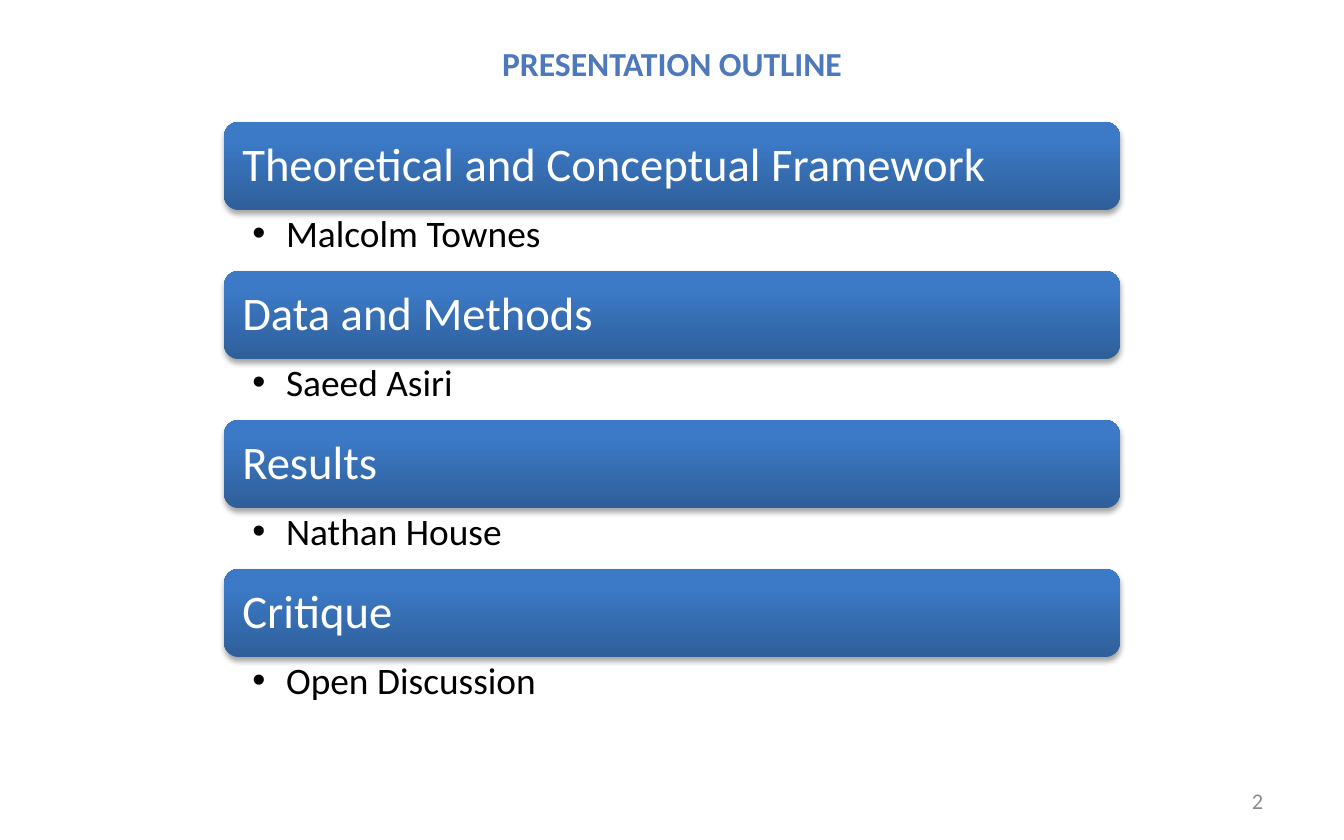
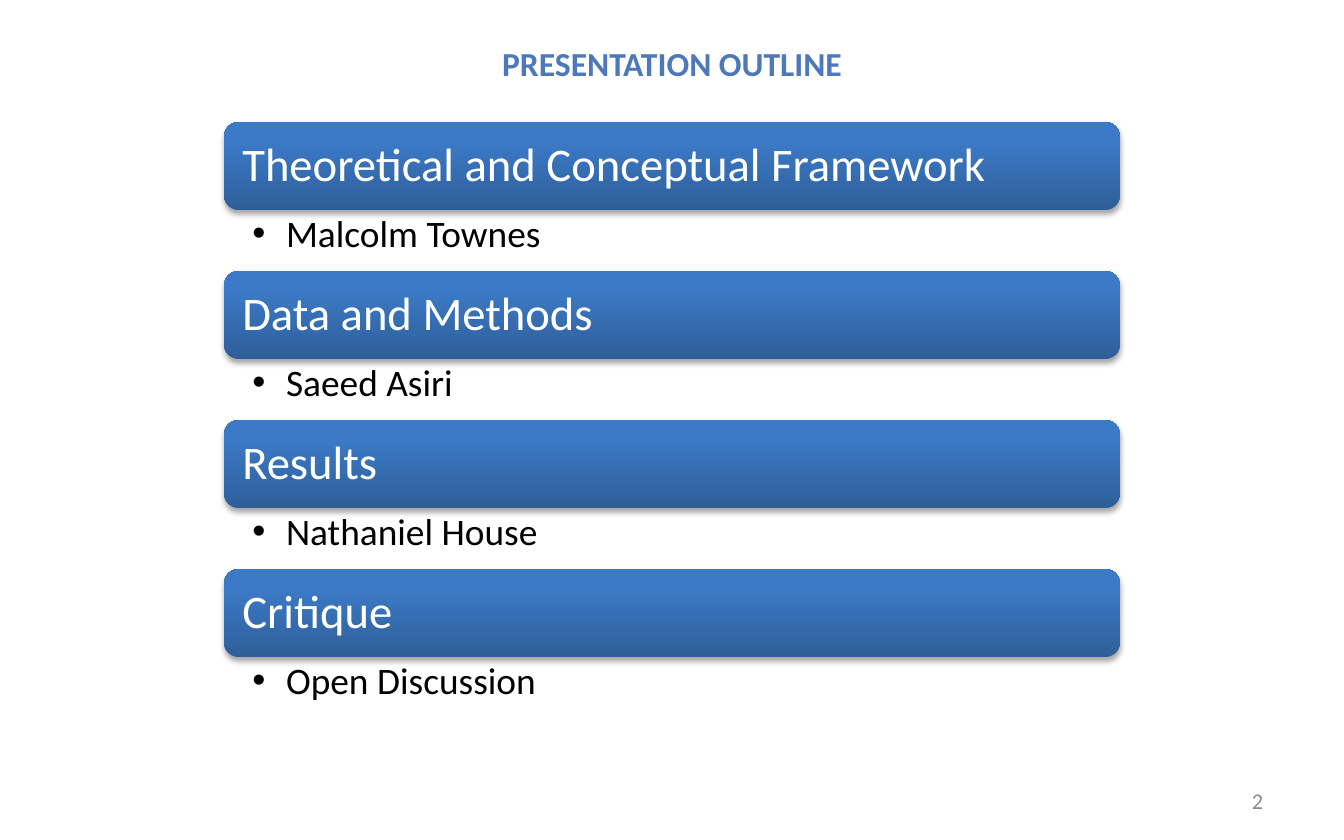
Before and after one commit to SLU-Courses-Townes/SOC6100, a slide deck: slide 2 of Presentations/Presentation01/AsiriHouseTownes_SOC6100_JournalArticleCritique_v00.pptx. Drawn at 1344x840 pixels with LibreOffice and Linux fonts; fonts in the diff are those of the drawing. Boxes give left, top, right and bottom in pixels: in the first picture for what was removed or moved away, otherwise in the second. Text is boxed around its words. In the diff, an @@ line names an element or a change of style, - is before the commit and + after.

```diff
--- a/Presentations/Presentation01/AsiriHouseTownes_SOC6100_JournalArticleCritique_v00.pptx
+++ b/Presentations/Presentation01/AsiriHouseTownes_SOC6100_JournalArticleCritique_v00.pptx
@@ text at [286,519,538,546]: text changed @@
-  •• Nathan House
+  •• Nathaniel House
```
Also in this commit, not shown: 1 other slide changed, 16 other files.
